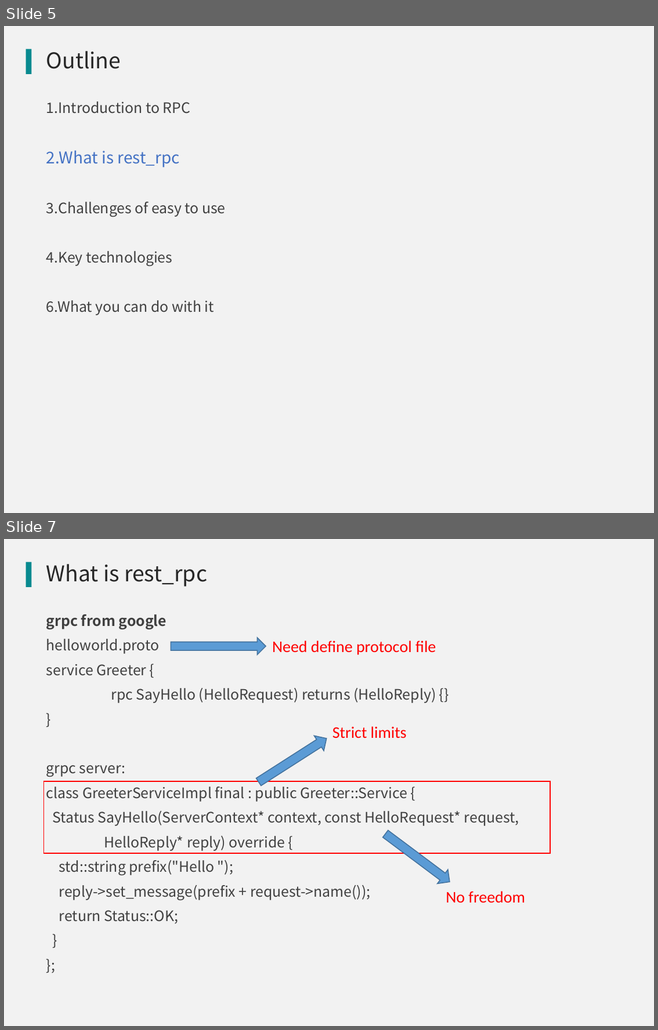
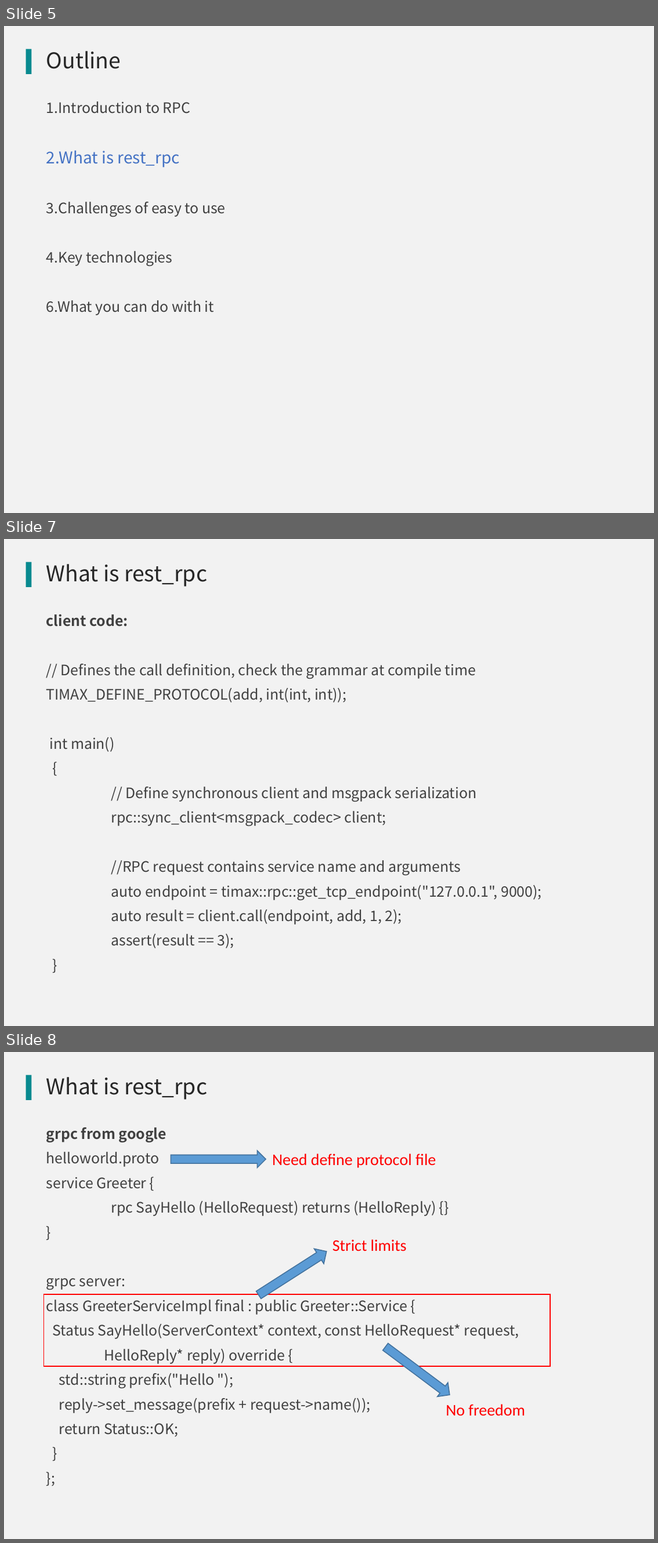
Before and after one commit to qicosmos/cppnow2017-ppt, a slide deck: An easy to use RPC framework implemented by c++11 and c++14.pptx. Shown one above the other, each under a label of ours: slides 5 and 7 before the commit, slides 5, 7 and 8 after it; the slides between them are not shown. The pictures are 658x1030 and 658x1543 pixels, drawn with LibreOffice and Linux fonts; fonts in the diff are those of the drawing; background and template pictures are left out. Boxes give left, top, right and bottom in pixels: in the first picture for what was removed or moved away, otherwise in the second. Text is boxed around its words. In the diff, an @@ line names an element or a change of style, - is before the commit and + after.

```diff
--- a/An easy to use RPC framework implemented by c++11 and c++14.pptx
+++ b/An easy to use RPC framework implemented by c++11 and c++14.pptx
@@ slide 7 added at box(4, 539, 654, 1026), background #F2F2F2; not listed: 1 template element that a slide beside it also shows @@
@@ title added at box(46, 564, 207, 587), 24 pt, text #262626 @@
+What is rest_rpc
@@ text added at box(46, 614, 541, 948), 16 pt, text #404040 @@
+client code:
+// Defines the call definition, check the grammar at compile time
+TIMAX_DEFINE_PROTOCOL(add, int(int, int));
+int main()
+{
+// Define synchronous client and msgpack serialization
+rpc::sync_client<msgpack_codec> client;
+//RPC request contains service name and arguments
+auto endpoint = timax::rpc::get_tcp_endpoint("127.0.0.1", 9000);
+auto result = client.call(endpoint, add, 1, 2);
+assert(result == 3);
+}
@@ what was slide 7 is now slide 8 @@
```
Also in this commit, not shown: 1 slide changed.
